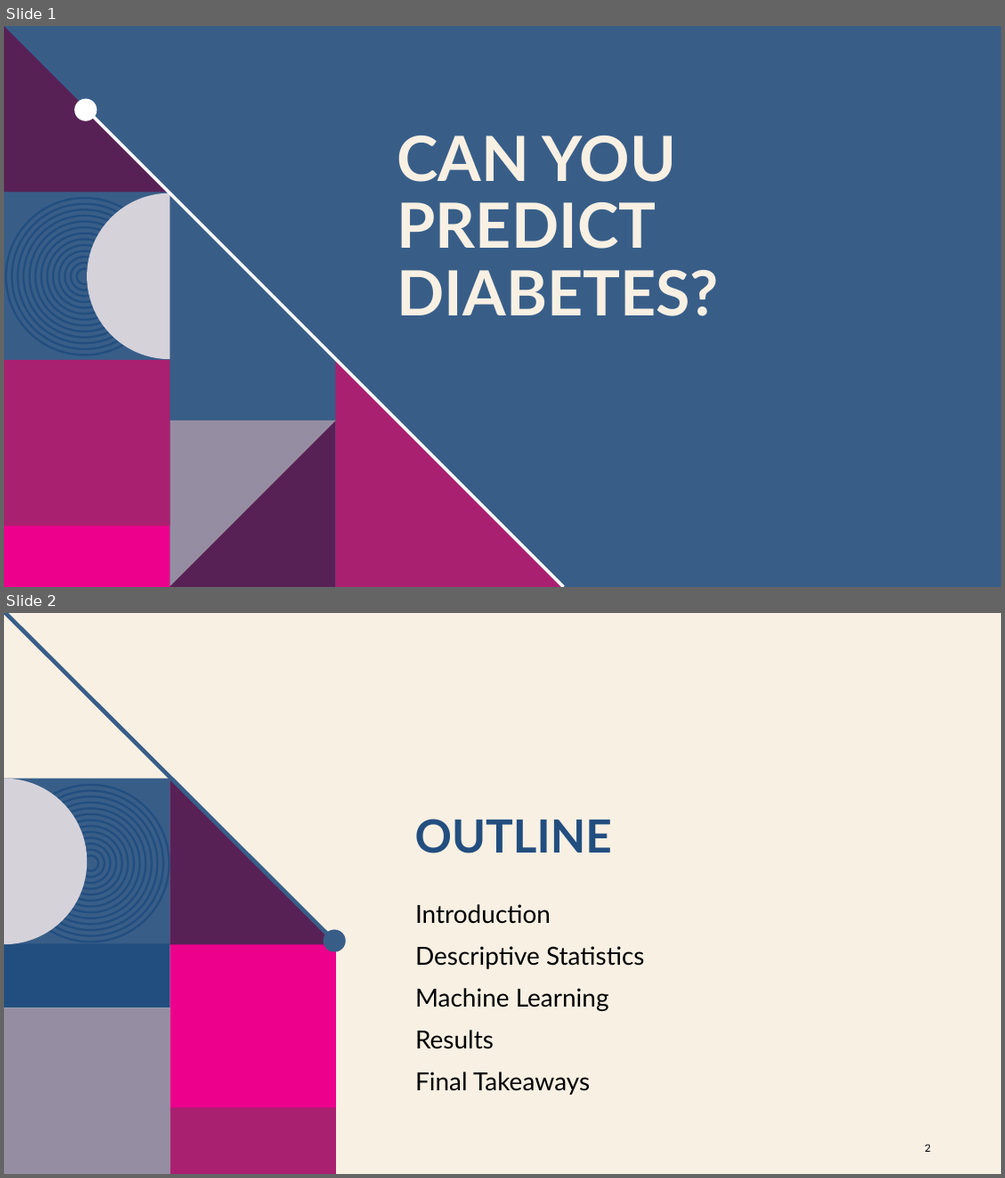
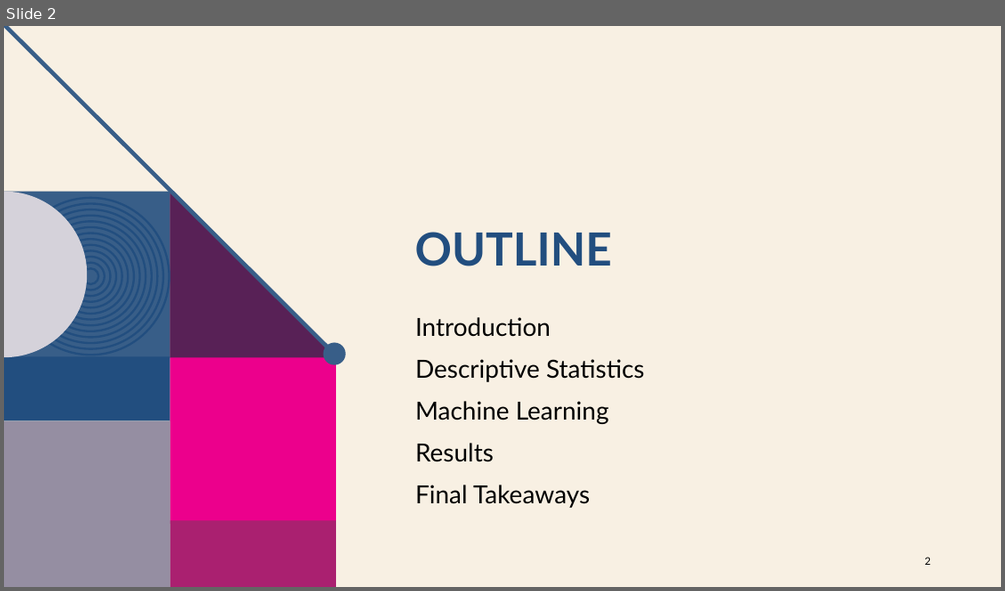
Before and after one commit to AbhiMayadam/HI-2022-Final-Project, a slide deck: Can you predict diabetes.pptx. Shown one above the other, each under a label of ours: slides 1 and 2 before the commit, slide 2 after it. The pictures are 1005x1178 and 1005x591 pixels, drawn with LibreOffice and Linux fonts; fonts in the diff are those of the drawing; background and template pictures are left out. Boxes give left, top, right and bottom in pixels: in the first picture for what was removed or moved away, otherwise in the second. Text is boxed around its words. In the diff, an @@ line names an element or a change of style, - is before the commit and + after.

```diff
--- a/Can you predict diabetes.pptx
+++ b/Can you predict diabetes.pptx
@@ slide 1 removed at [4, 26, 1001, 587], background #385E88 @@
@@ group removed at [4, 26, 563, 587]: 14 ellipses, 4 rectangles, 4 freeform shapes, 1 line @@
@@ title removed at [397, 135, 720, 316] @@
-CAN YOU PREDICT DIABETES?
```
Also in this commit, not shown: 2 slides changed, 2 slides added, 1 other file.
